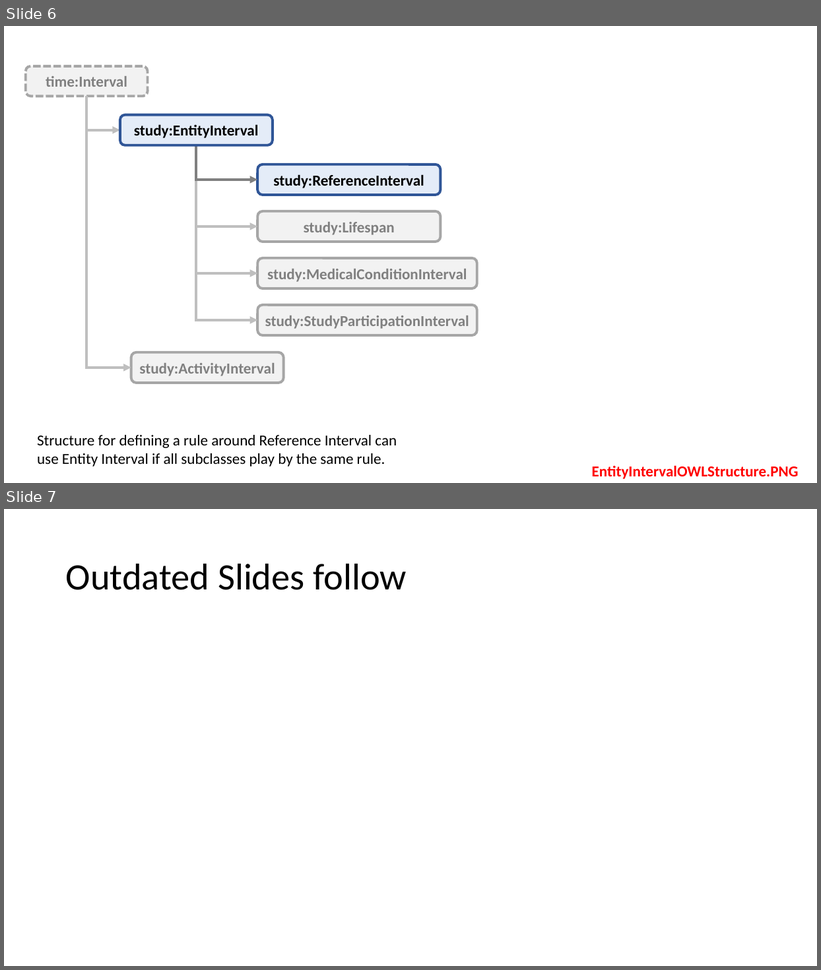
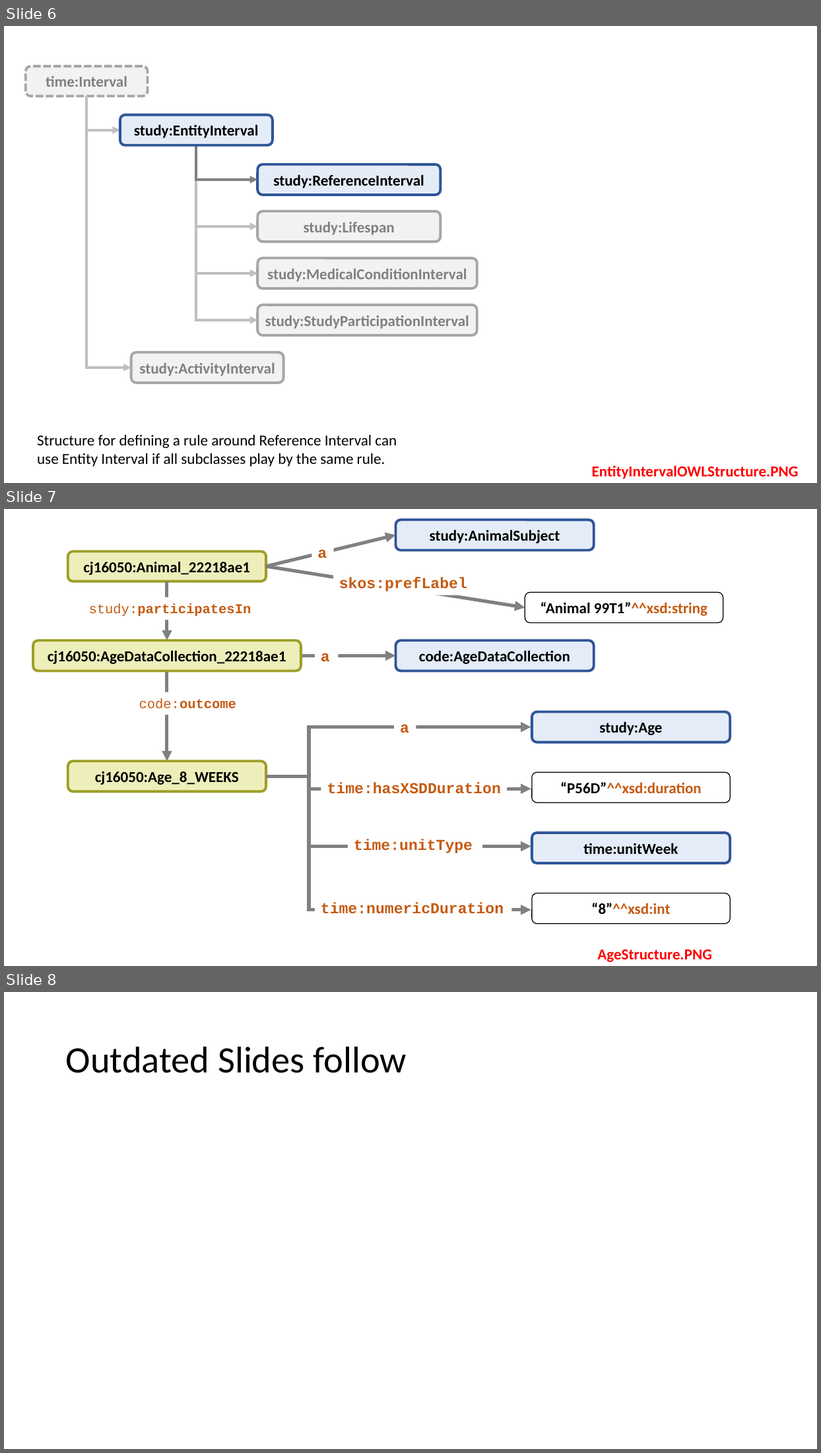
Before and after one commit to phuse-org/SENDConform, a slide deck: doc/images/ImageSources.pptx. Shown one above the other, each under a label of ours: slides 6 and 7 before the commit, slides 6, 7 and 8 after it. The pictures are 821x970 and 821x1453 pixels, drawn with LibreOffice and Linux fonts; fonts in the diff are those of the drawing. Boxes give left, top, right and bottom in pixels: in the first picture for what was removed or moved away, otherwise in the second. Text is boxed around its words. In the diff, an @@ line names an element or a change of style, - is before the commit and + after.

```diff
--- a/doc/images/ImageSources.pptx
+++ b/doc/images/ImageSources.pptx
@@ slide 7 added at bbox=[4, 509, 817, 966], background #FFFFFF @@
@@ rounded rectangle added at bbox=[395, 520, 594, 551], fill #E4ECF8, outline #2F5597 3 pt, 18 pt, text #000000, bold @@
+study:AnimalSubject
@@ arrow added from (266, 566) to (395, 535), #808080 4 pt @@
@@ rounded rectangle added at bbox=[68, 551, 266, 581], fill #EEEEBB, outline #9E9E27 3 pt, 18 pt, text #000000, bold @@
+cj16050:Animal_22218ae1
@@ arrow added from (266, 566) to (525, 608), #808080 4 pt @@
@@ text added at bbox=[318, 549, 327, 559], 18 pt, text #C55A11, bold @@
+a
@@ arrow added from (167, 582) to (167, 641), #808080 4 pt @@
@@ text added at bbox=[339, 578, 467, 591], 18 pt, text #C55A11, bold @@
+skos:prefLabel
@@ text added at bbox=[89, 604, 252, 617], 16 pt, text #C55A11, bold @@
+study:participatesIn
@@ rounded rectangle added at bbox=[525, 593, 723, 623], fill #FFFFFF, outline #000000 1 pt, 18 pt, text #000000, bold @@
+“Animal 99T1”^^xsd:string
@@ rounded rectangle added at bbox=[33, 641, 301, 671], fill #EEEEBB, outline #9E9E27 3 pt, 18 pt, text #000000, bold @@
+cj16050:AgeDataCollection_22218ae1
@@ rounded rectangle added at bbox=[395, 641, 594, 671], fill #E4ECF8, outline #2F5597 3 pt, 18 pt, text #000000, bold @@
+code:AgeDataCollection
@@ arrow added from (301, 656) to (395, 656), #808080 4 pt @@
@@ text added at bbox=[321, 653, 330, 662], 18 pt, text #C55A11, bold @@
+a
@@ arrow added from (167, 671) to (167, 762), #808080 4 pt @@
@@ text added at bbox=[139, 699, 236, 709], 16 pt, text #C55A11, bold @@
+code:outcome
@@ line added from (309, 725) to (309, 912), #808080 4 pt @@
@@ text added at bbox=[400, 724, 409, 733], 18 pt, text #C55A11, bold @@
+a
@@ rounded rectangle added at bbox=[532, 712, 731, 743], fill #E4ECF8, outline #2F5597 3 pt, 18 pt, text #000000, bold @@
+study:Age
@@ arrow added from (308, 727) to (531, 727), #808080 4 pt @@
@@ rounded rectangle added at bbox=[68, 762, 266, 792], fill #EEEEBB, outline #9E9E27 3 pt, 18 pt, text #000000, bold @@
+cj16050:Age_8_WEEKS
@@ line added from (266, 777) to (311, 777), #808080 4 pt @@
@@ text added at bbox=[327, 783, 501, 794], 18 pt, text #C55A11, bold @@
+time:hasXSDDuration
@@ rounded rectangle added at bbox=[532, 772, 731, 803], fill #FFFFFF, outline #000000 1 pt, 18 pt, text #C55A11, bold @@
+“P56D”^^xsd:duration
@@ arrow added from (308, 789) to (531, 789), #808080 4 pt @@
@@ rectangle added at bbox=[299, 832, 321, 857], fill #FFFFFF @@
@@ text added at bbox=[354, 839, 473, 854], 18 pt, text #C55A11, bold @@
+time:unitType
@@ rounded rectangle added at bbox=[532, 833, 731, 863], fill #E4ECF8, outline #2F5597 3 pt, 18 pt, text #000000, bold @@
+time:unitWeek
@@ arrow added from (308, 847) to (531, 847), #808080 4 pt @@
@@ text added at bbox=[321, 902, 504, 914], 18 pt, text #C55A11, bold @@
+time:numericDuration
@@ rounded rectangle added at bbox=[532, 894, 731, 924], fill #FFFFFF, outline #000000 1 pt, 18 pt, text #C55A11, bold @@
+“8”^^xsd:int
@@ arrow added from (307, 910) to (531, 910), #808080 4 pt @@
@@ text added at bbox=[597, 950, 712, 962], 18 pt, text #FF0000, bold @@
+AgeStructure.PNG
@@ what was slide 7 is now slide 8 @@
```
Also in this commit, not shown: 15 other files.
